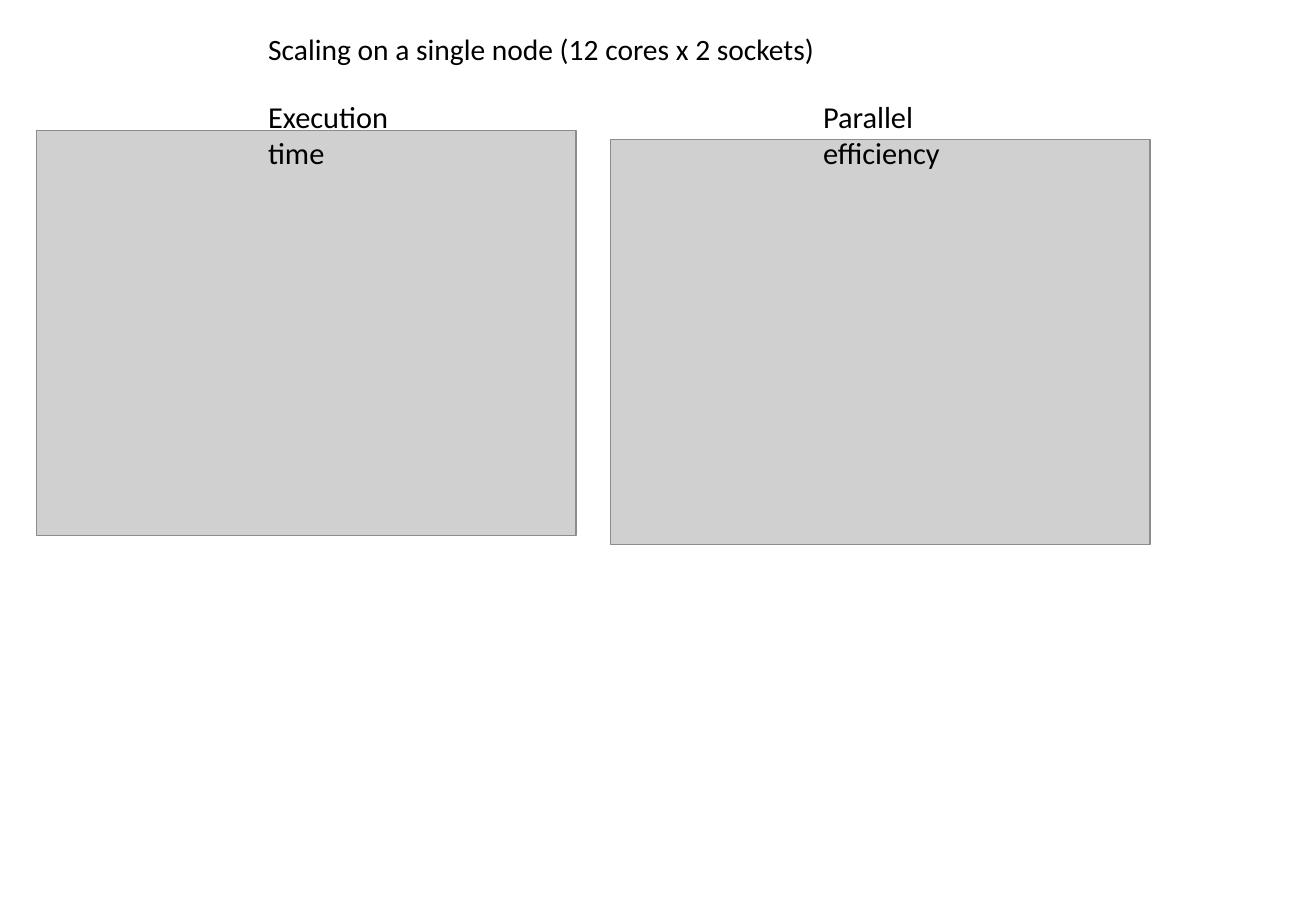
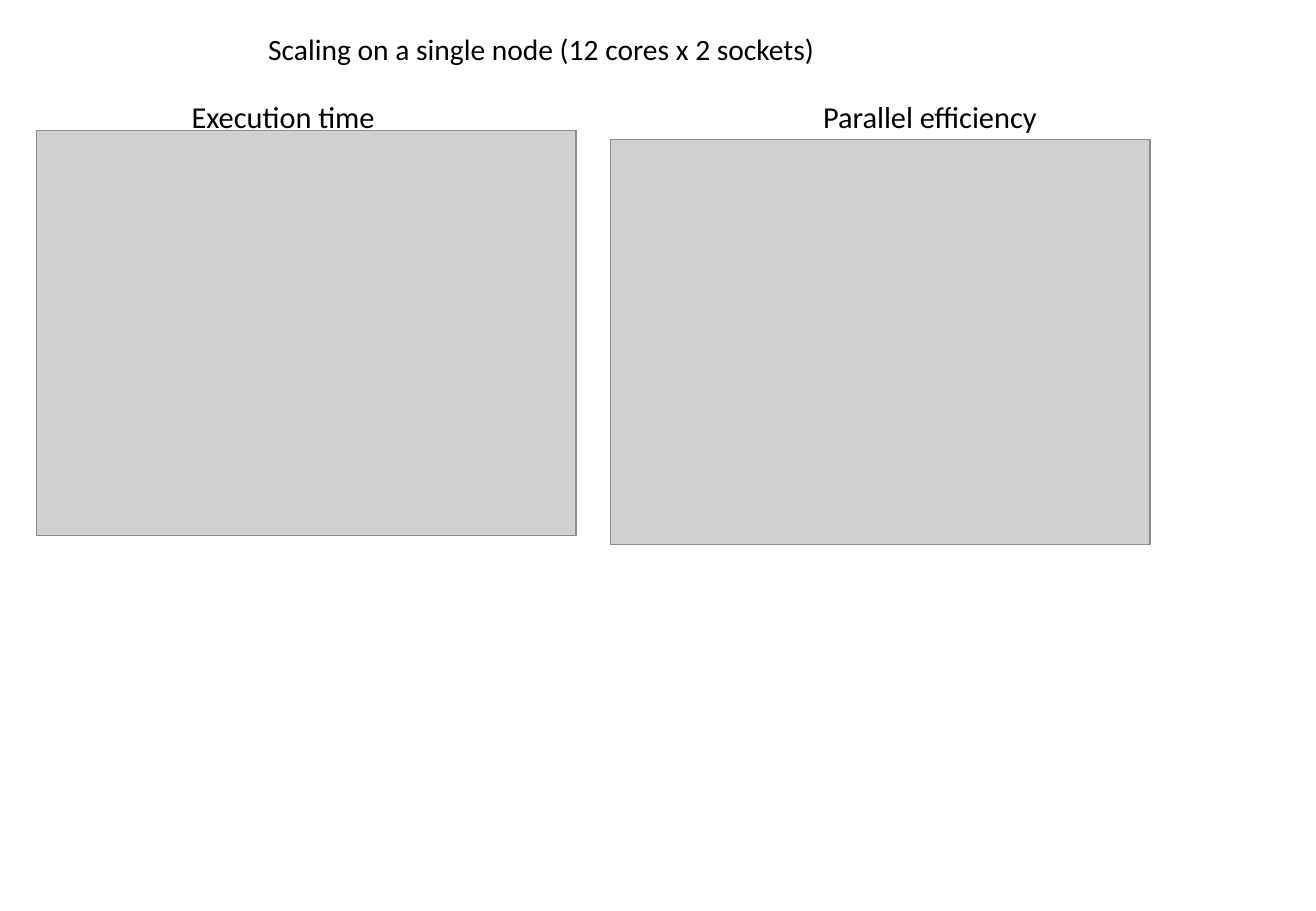
Before and after one commit to kaityo256/sevendayshpc, a slide deck: slide 8 of site-assets/sources/day6/fig-ja-en.pptx (slide 6 before the commit). Drawn at 1316x911 pixels with LibreOffice and Linux fonts; fonts in the diff are those of the drawing; grey boxes stand for pictures. Boxes give left, top, right and bottom in pixels: in the first picture for what was removed or moved away, otherwise in the second. Text is boxed around its words. In the diff, an @@ line names an element or a change of style, - is before the commit and + after.

```diff
--- a/site-assets/sources/day6/fig-ja-en.pptx
+++ b/site-assets/sources/day6/fig-ja-en.pptx
@@ text "Execution time" rewrapped from [268,107,388,164] to [192,107,374,135] @@
@@ text "Parallel efficiency" rewrapped from [823,107,940,169] to [823,107,1037,133] @@
```
Also in this commit, not shown: 1 other slide changed, 2 slides added, 1 other file.
